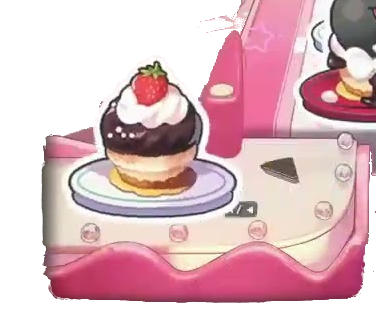
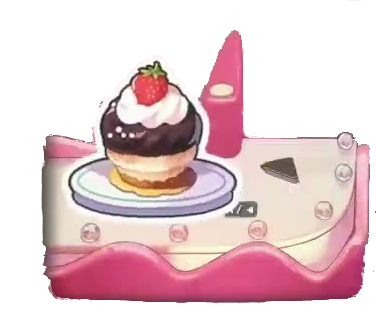
Layer changes from the first 376px x 320px image to the second:
painted on "left.png" over [57, 0, 376, 176]
